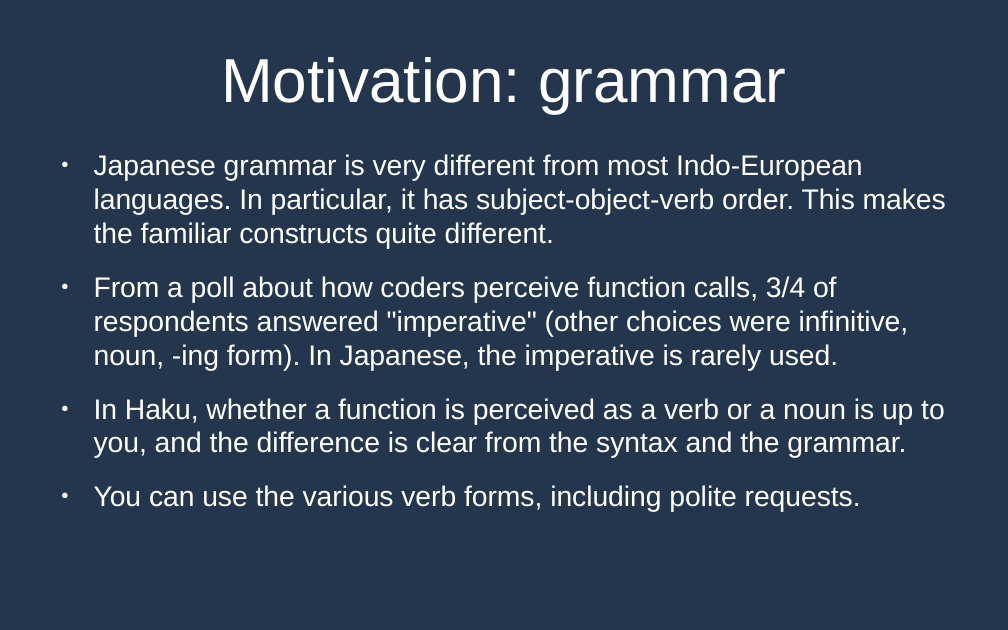
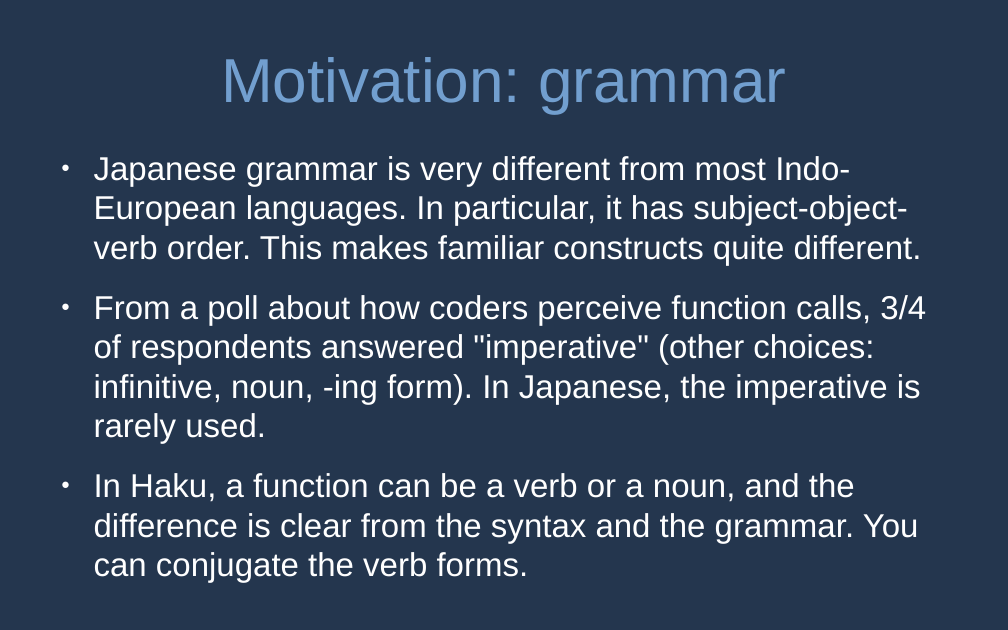
Before and after one commit to MrPicklePinosaur/haku, a slide deck: slide 15 of haku-talk/haku-talk.odp. Drawn at 1008x630 pixels with LibreOffice and Linux fonts; fonts in the diff are those of the drawing. Boxes give left, top, right and bottom in pixels: in the first picture for what was removed or moved away, otherwise in the second. Text is boxed around its words. In the diff, an @@ line names an element or a change of style, - is before the commit and + after.

```diff
--- a/haku-talk/haku-talk.odp
+++ b/haku-talk/haku-talk.odp
@@ title "Motivation: grammar" at box(221, 57, 786, 113): text colour #FFFFFF to #729FCF @@
@@ text at box(94, 156, 926, 583): text changed; size 22.2 to 26 pt @@
-● Japanese grammar is very different from most Indo-European languages. In particular, it has subject-object-verb order. This makes the familiar constructs quite different.
-● From a poll about how coders perceive function calls, 3/4 of respondents answered "imperative" (other choices were infinitive, noun, -ing form). In Japanese, the imperative is rarely used.
-● In Haku, whether a function is perceived as a verb or a noun is up to you, and the difference is clear from the syntax and the grammar.
-● You can use the various verb forms, including polite requests.
+● Japanese grammar is very different from most Indo-European languages. In particular, it has subject-object-verb order. This makes familiar constructs quite different.
+● From a poll about how coders perceive function calls, 3/4 of respondents answered "imperative" (other choices: infinitive, noun, -ing form). In Japanese, the imperative is rarely used.
+● In Haku, a function can be a verb or a noun, and the difference is clear from the syntax and the grammar. You can conjugate the verb forms.
```
Also in this commit, not shown: 36 other slides changed, 6 slides added, 1 other file.
